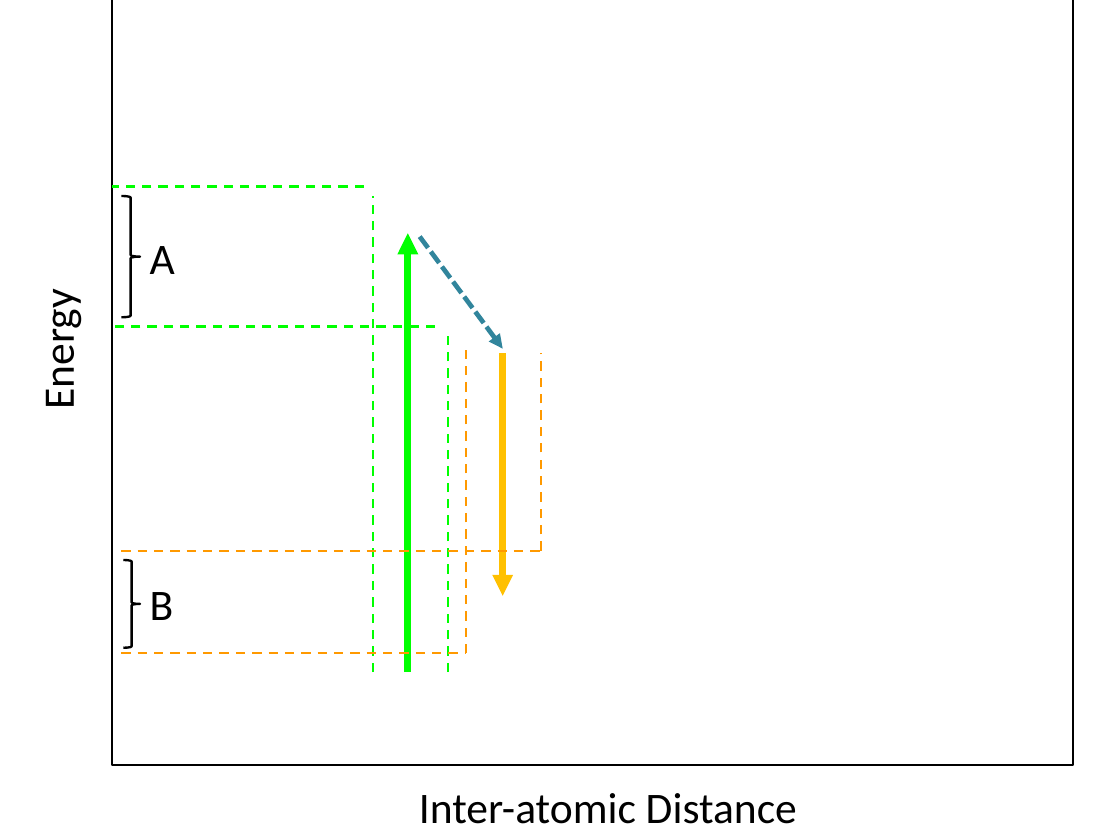
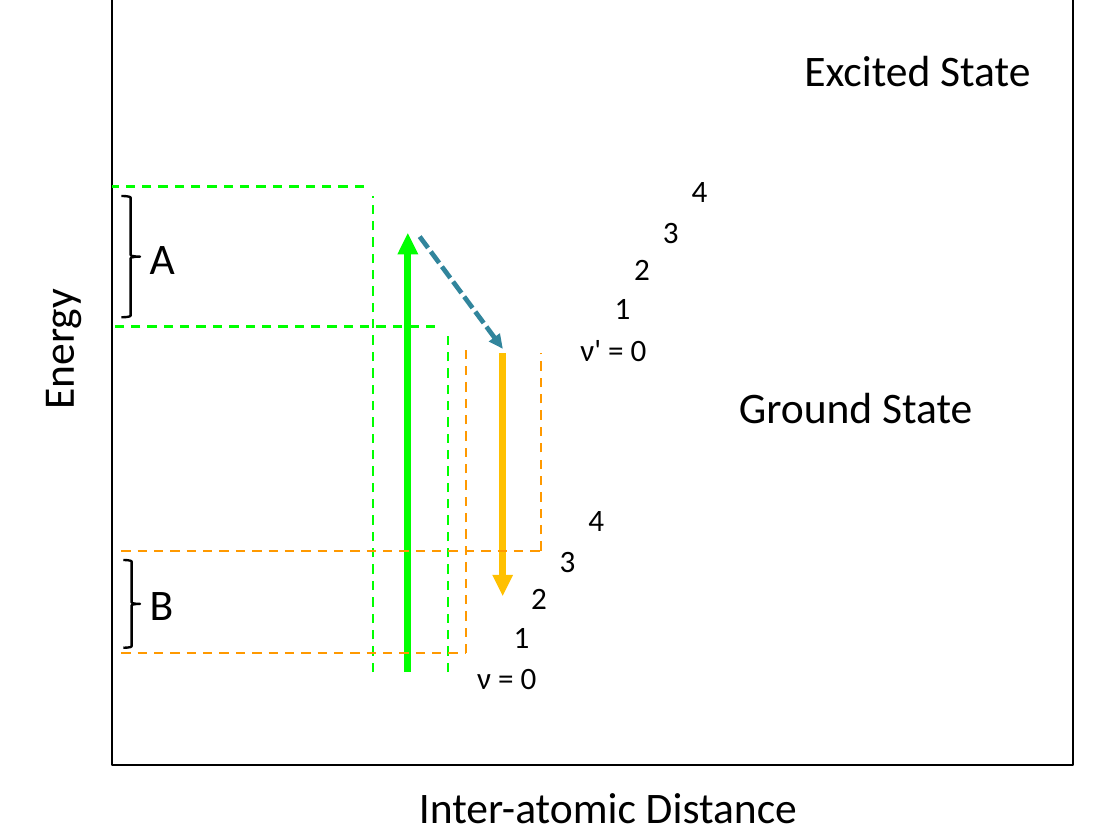
Before and after one commit to Waltmon/timthesis, a slide deck: slide 2 of figures/franckcondon.pptx. Drawn at 1120x840 pixels with LibreOffice and Linux fonts; fonts in the diff are those of the drawing; background and template pictures are left out. Boxes give left, top, right and bottom in pixels: in the first picture for what was removed or moved away, otherwise in the second. Text is boxed around its words. In the diff, an @@ line names an element or a change of style, - is before the commit and + after.

```diff
--- a/figures/franckcondon.pptx
+++ b/figures/franckcondon.pptx
@@ text added at [804,55,1030,87], 28 pt, text #000000 @@
+Excited State
@@ text added at [692,182,708,202], 20 pt, text #000000 @@
+4
@@ text added at [663,222,679,244], 20 pt, text #000000 @@
+3
@@ text added at [634,260,650,280], 20 pt, text #000000 @@
+2
@@ text added at [615,299,631,319], 20 pt, text #000000 @@
+1
@@ text added at [580,340,647,362], 20 pt, text #000000 @@
+ν' = 0
@@ text added at [739,392,972,424], 28 pt, text #000000 @@
+Ground State
@@ text added at [588,511,604,531], 20 pt, text #000000 @@
+4
@@ text added at [560,552,576,573], 20 pt, text #000000 @@
+3
@@ text added at [531,589,547,609], 20 pt, text #000000 @@
+2
@@ text added at [514,628,530,648], 20 pt, text #000000 @@
+1
@@ text added at [477,669,537,690], 20 pt, text #000000 @@
+ν = 0
```
Also in this commit, not shown: 14 other files.
